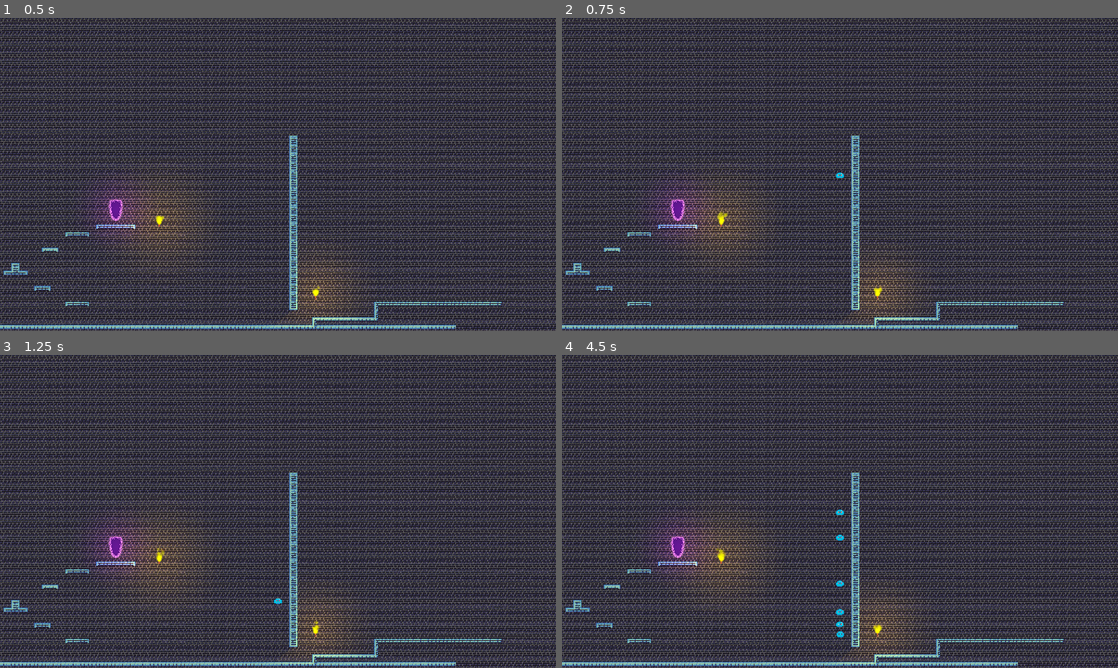
Above: before the commit, frames 1-4 (two rows, left to right).
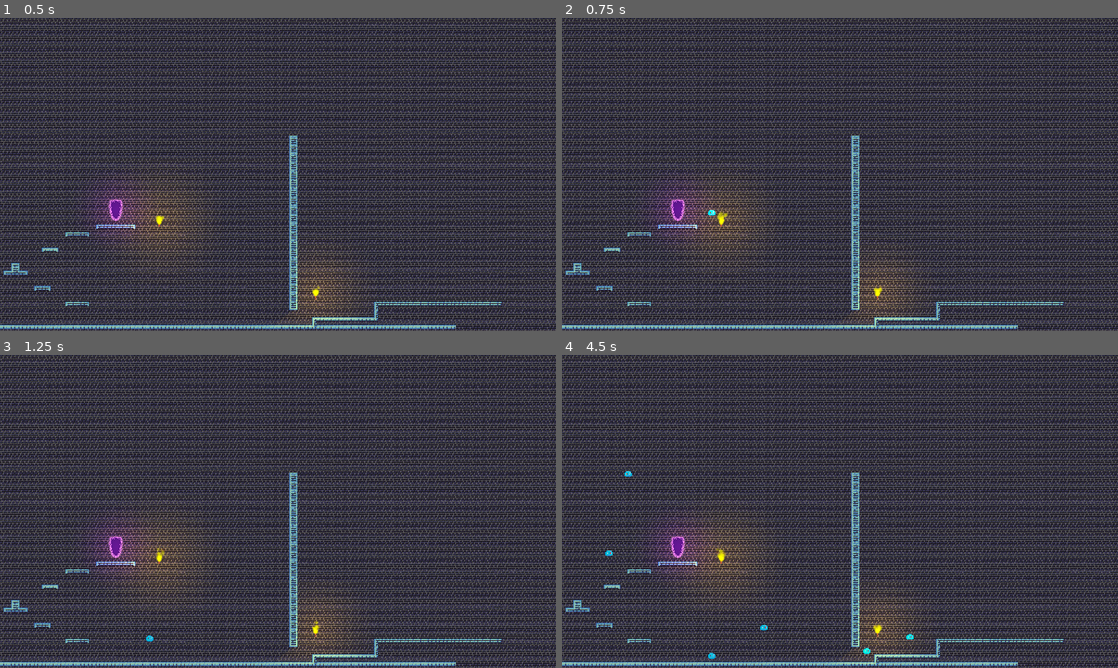
Above: after the commit, the same moments.

Repository: gfifgfifofich/gaem
Game: Godot game, scene res://Scenes/node_2d.tscn
Two runs of this game, one before a commit and one after it. Both use one fixed random seed, a clock stepped at 60 frames per second and the inputs below. This scene is started directly instead of the project's main scene.
Inputs (mouse positions are in pixels of both pictures, inside the frame that each line leads up to):
- Up to frame 1 (0.5 s): no input
- Up to frame 2 (0.75 s): move the mouse to (962, 158) at 0.52 s; hold D (Right) from 0.53 s (still down); tap 1 (1) at 0.6 s
- Up to frame 3 (1.25 s): keep holding D (Right)
- Up to frame 4 (4.5 s): move the mouse to (728, 527) at 1.27 s; release D (Right) at 1.28 s; hold A (Left) 1.28-2.03 s; tap 1 (1) at 1.35, 2.3, 3.05, 3.6, 4.35 s; move the mouse to (895, 442) at 2.02 s; hold D (Right) 2.03-2.78 s; hold Right mouse button (AlternativeAttack) 2.03-2.78 s; move the mouse to (812, 574) at 2.77 s; hold W (Up) 2.78-3.53 s; click (812, 574) at 2.85 s; move the mouse to (1006, 558) at 3.52 s; hold A (Left) from 3.53 s (still down); tap Enter at 4.25 s; move the mouse to (673, 464) at 4.27 s

Frame 1 is identical in both runs. In frame 2, less than 0.1% of the frame differs, in the area x 26-51%, y 49-64%; in frame 3, less than 0.1%; in frame 4, 0.3%, in the area x 7-64%, y 37-98%.

Commit message:
asd

Diff:
--- a/MultiplayerTest/Bleb.gd
+++ /dev/null
@@ -1,71 +0,0 @@
-extends CharacterBody2D
-
-const EnemyID = 0
-var id = -1;
-const SPEED = 50.0
-const JUMP_VELOCITY = -400.0
-var gravity = ProjectSettings.get_setting("physics/2d/default_gravity")
-
-var bodies = []
-var trg = Vector2(0,0)
-var health = 100
-func _ready():
-
-	add_to_group("enemies")
-
-
-func die():
-
-
-
-	queue_free()
-
-func _physics_process(delta):
-	# Add the gravity.
-	if(health <= 0):
-		die()
-
-	var dist = 100000000
-	var v = Vector2()
-	for x in bodies:
-		if((x.global_position-global_position).length_squared() < dist):
-			trg = x.global_position
-			dist = (x.global_position-global_position).length_squared()
-		pass
-
-	if(global_position.x<trg.x):
-		velocity.x = SPEED;
-
-	if(global_position.x>trg.x):
-		velocity.x = -SPEED;
-
-	if is_on_floor():
-		velocity.y = 0.0
-	if is_on_floor() and global_position.y>trg.y + 30:
-		velocity.y = JUMP_VELOCITY
-
-	velocity.y += gravity * delta
-
-	# Handle Jump.
-
-	# Get the input direction and handle the movement/deceleration.
-	# As good practice, you should replace UI actions with custom gameplay actions.
-
-
-	move_and_slide()
-
-
-func _on_area_2d_body_entered(body):
-	if(body.name.length()>=6):
-		var nam = str(body.name)
-		if(nam[0] == 'P' and nam[1] == 'l' and nam[2] == 'a' and nam[3] == 'y' and nam[4] == 'e' and nam[5] == 'r'):
-			bodies.append(body)
-	pass # Replace with function body.
-
-
-func _on_area_2d_body_exited(body):
-	if(body.name.length()>=6):
-		var nam = str(body.name)
-		if(nam[0] == 'P' and nam[1] == 'l' and nam[2] == 'a' and nam[3] == 'y' and nam[4] == 'e' and nam[5] == 'r'):
-			bodies.erase(body)
-	pass # Replace with function body.
--- a/MultiplayerTest/Scenes/Bleb.tscn
+++ b/MultiplayerTest/Scenes/Bleb.tscn
@@ -1,7 +1,7 @@
 [gd_scene load_steps=5 format=3 uid="uid://dbqi7rpw3ji8x"]
 
+[ext_resource type="Script" path="res://Scripts/Bleb.gd" id="1_2bgb4"]
 [ext_resource type="Texture2D" uid="uid://wm3i6sj2vbfw" path="res://Particles/bleb.png" id="1_wtpj0"]
-[ext_resource type="Script" path="res://Bleb.gd" id="1_x3tq5"]
 
 [sub_resource type="CapsuleShape2D" id="CapsuleShape2D_i3qx3"]
 radius = 6.0
@@ -11,7 +11,7 @@
 radius = 113.159
 
 [node name="CharacterBody2D" type="CharacterBody2D"]
-script = ExtResource("1_x3tq5")
+script = ExtResource("1_2bgb4")
 
 [node name="Bleb" type="Sprite2D" parent="."]
 texture_filter = 1
--- a/MultiplayerTest/Scenes/block.tscn
+++ b/MultiplayerTest/Scenes/block.tscn
@@ -1,6 +1,4 @@
-[gd_scene load_steps=3 format=3 uid="uid://dr1s0a17qrh2l"]
-
-[ext_resource type="Texture2D" uid="uid://demb7el3r73fa" path="res://1.png" id="1_nifw0"]
+[gd_scene load_steps=2 format=3 uid="uid://dr1s0a17qrh2l"]
 
 [sub_resource type="RectangleShape2D" id="RectangleShape2D_7nxfo"]
 size = Vector2(1152, 46)
@@ -15,4 +13,3 @@
 [node name="1" type="Sprite2D" parent="."]
 position = Vector2(441, 16)
 scale = Vector2(0.281982, 0.09375)
-texture = ExtResource("1_nifw0")
--- a/MultiplayerTest/Scenes/character_body_2d.tscn
+++ b/MultiplayerTest/Scenes/character_body_2d.tscn
@@ -2,7 +2,7 @@
 
 [ext_resource type="Script" path="res://Scripts/CharacterBody2D.gd" id="1_fs7tg"]
 [ext_resource type="Texture2D" uid="uid://dntvxxapo818i" path="res://Sprites/sus.png" id="2_qmh8e"]
-[ext_resource type="FontFile" uid="uid://c8yrhsh1lmxyr" path="res://Visitor Rus.ttf" id="3_jomc4"]
+[ext_resource type="FontFile" uid="uid://c8yrhsh1lmxyr" path="res://Fonts/Visitor Rus.ttf" id="3_jomc4"]
 [ext_resource type="Texture2D" uid="uid://basqelxfgbqfm" path="res://Sprites/sadsad.png" id="5_xbnen"]
 
 [sub_resource type="CapsuleShape2D" id="CapsuleShape2D_f1wki"]
--- a/MultiplayerTest/Scenes/node_2d.tscn
+++ b/MultiplayerTest/Scenes/node_2d.tscn
@@ -4,8 +4,8 @@
 [ext_resource type="TileSet" uid="uid://dbjli8e8vwedl" path="res://Sprites/TileMaps/node_2d.tres" id="2_2xt1w"]
 [ext_resource type="TileSet" uid="uid://dan5ekv8nb0uk" path="res://Sprites/TileMaps/node_2d no shadows.tres" id="3_hndvr"]
 [ext_resource type="PackedScene" uid="uid://dr81vk7yu8pqw" path="res://Scenes/Tortch.tscn" id="5_37ga8"]
-[ext_resource type="Environment" uid="uid://bdnc0fed2mei1" path="res://new_environment.tres" id="5_531lb"]
-[ext_resource type="PackedScene" uid="uid://45vq2olifcx4" path="res://portal.tscn" id="6_o12yd"]
+[ext_resource type="Environment" uid="uid://bdnc0fed2mei1" path="res://Sprites/TileMaps/new_environment.tres" id="5_531lb"]
+[ext_resource type="PackedScene" uid="uid://45vq2olifcx4" path="res://Scenes/portal.tscn" id="6_o12yd"]
 [ext_resource type="Texture2D" uid="uid://basqelxfgbqfm" path="res://Sprites/sadsad.png" id="7_0fa2o"]
 
 [node name="Node2D" type="Node2D"]
--- a/MultiplayerTest/Scripts/Bleb.gd
+++ b/MultiplayerTest/Scripts/Bleb.gd
@@ -9,6 +9,7 @@
 var bodies = []
 var trg = Vector2(0,0)
 var health = 100
+var DeathT = 2.0
 func _ready():
 
 	add_to_group("enemies")
@@ -22,7 +23,7 @@
 
 func _physics_process(delta):
 	# Add the gravity.
-	if(health <= 0):
+	if(health <= 0 || DeathT<=0):
 		die()
 
 	var dist = 100000000
@@ -32,7 +33,8 @@
 			trg = x.global_position
 			dist = (x.global_position-global_position).length_squared()
 		pass
-
+	if(!multiplayer.is_server()):
+		DeathT-=delta
 	if(global_position.x<trg.x):
 		velocity.x = SPEED;
 
--- a/MultiplayerTest/Scripts/Node2D.gd
+++ b/MultiplayerTest/Scripts/Node2D.gd
@@ -46,8 +46,8 @@
 		print("created player")
 		created = true;
 		for x in range(0,idis.size()):
-			if id != x:
-				localaddPlayer(idis[x],createdPlayerNames[x])
+			if id != idis[x]:
+				localaddPlayer(idis[x],names[x])
 
 		for x in range(0,enemiesID.size()):
 			CreateEmeny(enemiesType[x],enemyPosition[x],enemiesID[x])
@@ -75,7 +75,7 @@
 
 		var pli = pl.instantiate();
 
-		pli.position = Vector2(0,0)
+		pli.position = Vector2(-576,262)
 		pli.id = multiplayer.get_remote_sender_id();
 		pli.Nick = nick;
 		add_child(pli,true);
@@ -144,23 +144,29 @@
 	if(id not in CreatedEnemyIds):
 
 		var inst = enemyPreloads[enID].instantiate();
-		inst.position= position;
+		inst.position= posiion;
+		inst.trg= posiion;
 		inst.id = id;
 		CreatedEnemyIds.append(id)
 		$Enemies.add_child(inst);
 	pass
 @rpc("any_peer")
-func UpdateEmenies(id,pos,vel,health):
-	if(!multiplayer.is_server()):
+func UpdateEmenies(id,pos,vel,health,trg,type):
+	if(!multiplayer.is_server()):
+		var exists = false;
 		for i in range(0,$Enemies.get_child_count()):
 			if($Enemies.get_child(i).id == id):
 				$Enemies.get_child(id).position = pos;
 				$Enemies.get_child(id).velocity = vel;
 				$Enemies.get_child(id).health = health;
-			pass
-
-		pass
-	pass
+				$Enemies.get_child(id).trg = trg;
+				$Enemies.get_child(id).DeathT = 2.0;
+				exists = true
+		if(!exists):
+			CreateEmeny(type,pos,id)
+			$Enemies.get_child($Enemies.get_child_count()-1).health = health
+			$Enemies.get_child($Enemies.get_child_count()-1).trg = trg
+
 
 @rpc("any_peer")
 func EnDeadge(id):
@@ -173,12 +179,17 @@
 
 # Called every frame. 'delta' is the elapsed time since the previous frame.
 func _process(delta):
+	CreatedEnemyIds.resize($Enemies.get_child_count())
+	for i in range(0,$Enemies.get_child_count()):
+		CreatedEnemyIds[i] = $Enemies.get_child(i).id
 
 	if(multiplayer.is_server()):
 
 		if(Input.is_action_just_pressed("1")):
-			CreateEmeny(0,Vector2(-100.0,250),$Enemies.get_child_count())
-			rpc("CreateEmeny",0,Vector2(-100.0,250),$Enemies.get_child_count())
+
+			var a=Vector2(randf_range(-500,200),randf_range(-100,200))
+			CreateEmeny(0,a,$Enemies.get_child_count())
+			rpc("CreateEmeny",0,a,$Enemies.get_child_count())
 		var daids = []
 		for x in range (4,get_child_count()):
 			daids.append(get_child(x).id);
@@ -191,14 +202,15 @@
 		enemyHealths.resize($Enemies.get_child_count())
 		enemyPositions.resize($Enemies.get_child_count())
 		enemyTrgs.resize($Enemies.get_child_count())
+		CreatedEnemyIds.resize($Enemies.get_child_count())
 		for i in range(0,$Enemies.get_child_count()):
 			enemiesIDs[i]=$Enemies.get_child(i).id
 			enemiesTypes[i]=$Enemies.get_child(i).EnemyID
 			enemyHealths[i]=$Enemies.get_child(i).health
 			enemyPositions[i]=$Enemies.get_child(i).position
 			enemyTrgs[i]=$Enemies.get_child(i).trg
-
-			rpc("UpdateEmenies",$Enemies.get_child(i).id,$Enemies.get_child(i).position,$Enemies.get_child(i).velocity,$Enemies.get_child(i).health)
+			CreatedEnemyIds[i] = $Enemies.get_child(i).id
+			rpc("UpdateEmenies",$Enemies.get_child(i).id,$Enemies.get_child(i).position,$Enemies.get_child(i).velocity,$Enemies.get_child(i).health,$Enemies.get_child(i).trg,$Enemies.get_child(i).EnemyID)
 			if($Enemies.get_child(i).health<=0):
 				EnDeadge($Enemies.get_child(i).id)
 				rpc("EnDeadge",$Enemies.get_child(i).id)
